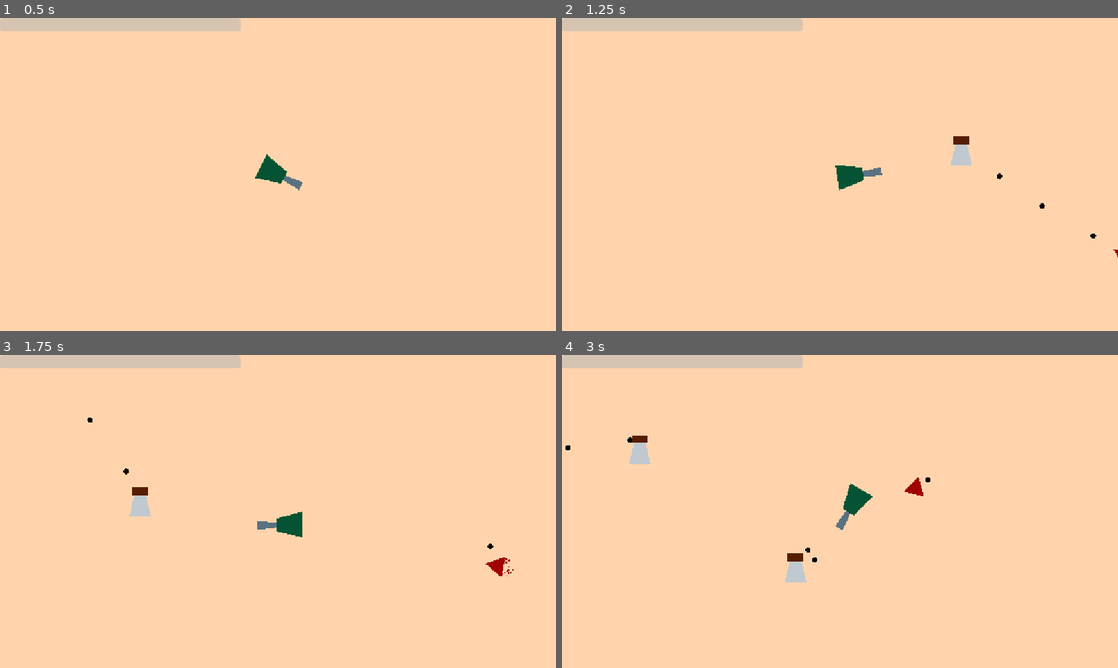
Above: before the commit, frames 1-4 (two rows, left to right).
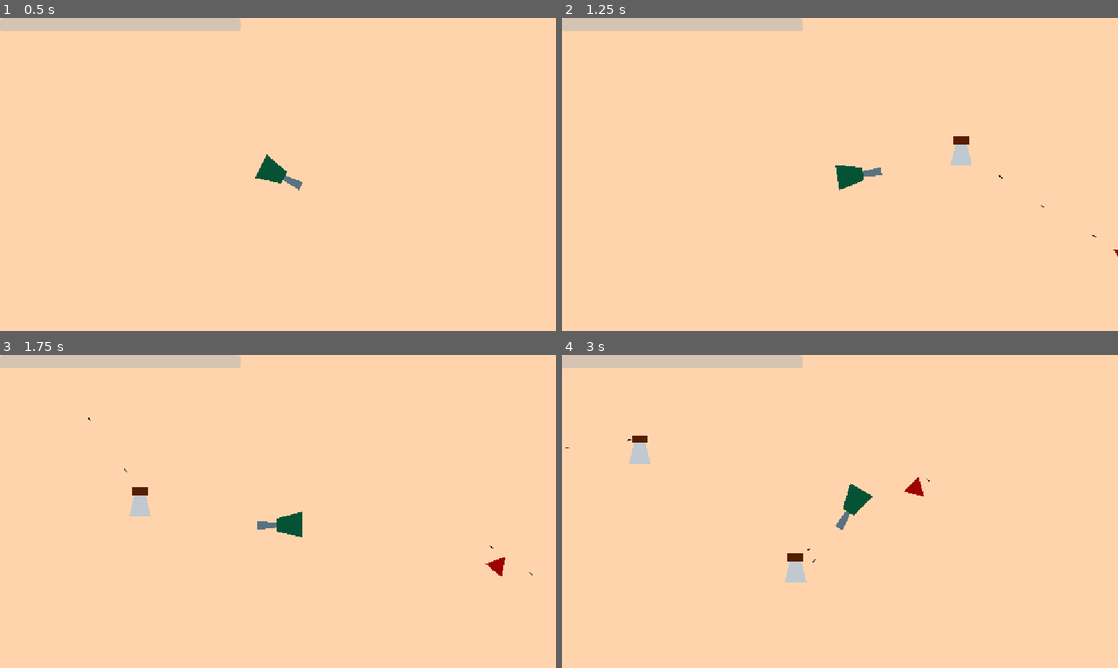
Above: after the commit, the same moments.

Repository: Crash-Out-Engine/NUS-Orbital-2025
Game: Godot game, scene res://scenes/game.tscn
Two runs of this game, one before a commit and one after it. Both use one fixed random seed, a clock stepped at 60 frames per second and the inputs below.
Inputs (mouse positions are in pixels of both pictures, inside the frame that each line leads up to):
- Up to frame 1 (0.5 s): no input
- Up to frame 2 (1.25 s): tap Enter at 0.5 s; move the mouse to (962, 158) at 0.52 s; hold D (right) from 0.53 s (still down); hold Shift (add turret) from 0.53 s (still down)
- Up to frame 3 (1.75 s): move the mouse to (166, 527) at 1.27 s; release D (right) at 1.28 s; release Shift (add turret) at 1.28 s; hold S (down) from 1.28 s (still down); click (166, 527) at 1.35 s
- Up to frame 4 (3 s): move the mouse to (895, 442) at 2.02 s; release S (down) at 2.03 s; hold D (right) 2.03-2.78 s; hold Shift (add turret) 2.03-2.78 s; move the mouse to (812, 574) at 2.77 s; hold W (up) from 2.78 s (still down); click (812, 574) at 2.85 s

Frame 1 is identical in both runs. In frame 2, less than 0.1% of the frame differs, in the area x 78-100%, y 49-77%; in frame 3, less than 0.1%, in the area x 15-96%, y 20-71%; in frame 4, less than 0.1%.

Commit message:
feat: make bullet look nicer

Diff:
--- a/scenes/bullet.tscn
+++ b/scenes/bullet.tscn
@@ -2,18 +2,16 @@
 
 [ext_resource type="Script" uid="uid://baxqvovb4qoty" path="res://scripts/bullet.gd" id="1_mkf8s"]
 
-[sub_resource type="Gradient" id="Gradient_l5glv"]
-interpolation_mode = 2
-offsets = PackedFloat32Array(0.697183, 0.753521)
-colors = PackedColorArray(0, 0, 0, 1, 1, 1, 1, 0)
+[sub_resource type="Gradient" id="Gradient_mkf8s"]
+offsets = PackedFloat32Array(0.0985916, 0.471831, 1)
+colors = PackedColorArray(1, 1, 1, 0, 0, 0, 0, 1, 0.0492958, 0.0492958, 0.0492958, 1)
 
-[sub_resource type="GradientTexture2D" id="GradientTexture2D_eoqba"]
-gradient = SubResource("Gradient_l5glv")
-fill = 1
-fill_from = Vector2(0.5, 0.5)
+[sub_resource type="GradientTexture2D" id="GradientTexture2D_y25gk"]
+gradient = SubResource("Gradient_mkf8s")
 
-[sub_resource type="CircleShape2D" id="CircleShape2D_y25gk"]
-radius = 6.0
+[sub_resource type="CapsuleShape2D" id="CapsuleShape2D_mkf8s"]
+radius = 1.0
+height = 12.0
 
 [node name="Bullet" type="Area2D"]
 script = ExtResource("1_mkf8s")
@@ -21,12 +19,13 @@
 [node name="Polygon2D" type="Polygon2D" parent="."]
 z_index = -1
 scale = Vector2(2.41632, 2.41632)
-texture = SubResource("GradientTexture2D_eoqba")
-polygon = PackedVector2Array(2.28571, -2.28571, 2.28571, 2.28571, -2.28571, 2.28571, -2.28571, -2.28571)
+texture = SubResource("GradientTexture2D_y25gk")
+polygon = PackedVector2Array(2.48311, -0.413852, 2.48311, 0.413852, -2.48311, 0.413852, -2.48311, -0.413852)
 uv = PackedVector2Array(64, 1.19209e-07, 64, 64, 0, 64, 4.76837e-06, 4.76837e-07)
 
 [node name="CollisionShape2D" type="CollisionShape2D" parent="."]
-shape = SubResource("CircleShape2D_y25gk")
+rotation = 1.5708
+shape = SubResource("CapsuleShape2D_mkf8s")
 
 [node name="Timer" type="Timer" parent="."]
 one_shot = true
--- a/scenes/enemy.tscn
+++ b/scenes/enemy.tscn
@@ -37,6 +37,7 @@
 [node name="Movement" type="Node" parent="."]
 script = ExtResource("2_md0e3")
 initial_speed = 150.0
+lerp_weight = 0.1
 metadata/_custom_type_script = "uid://bjwn8mansrw1v"
 
 [node name="Hitbox" type="Node" parent="."]
--- a/scripts/bullet.gd
+++ b/scripts/bullet.gd
@@ -10,6 +10,7 @@
 
 func _physics_process(_delta: float) -> void:
 	global_position += Vector2.from_angle(direction) * SPEED
+	global_rotation = direction
 
 func _on_timer_timeout() -> void:
 	queue_free()
